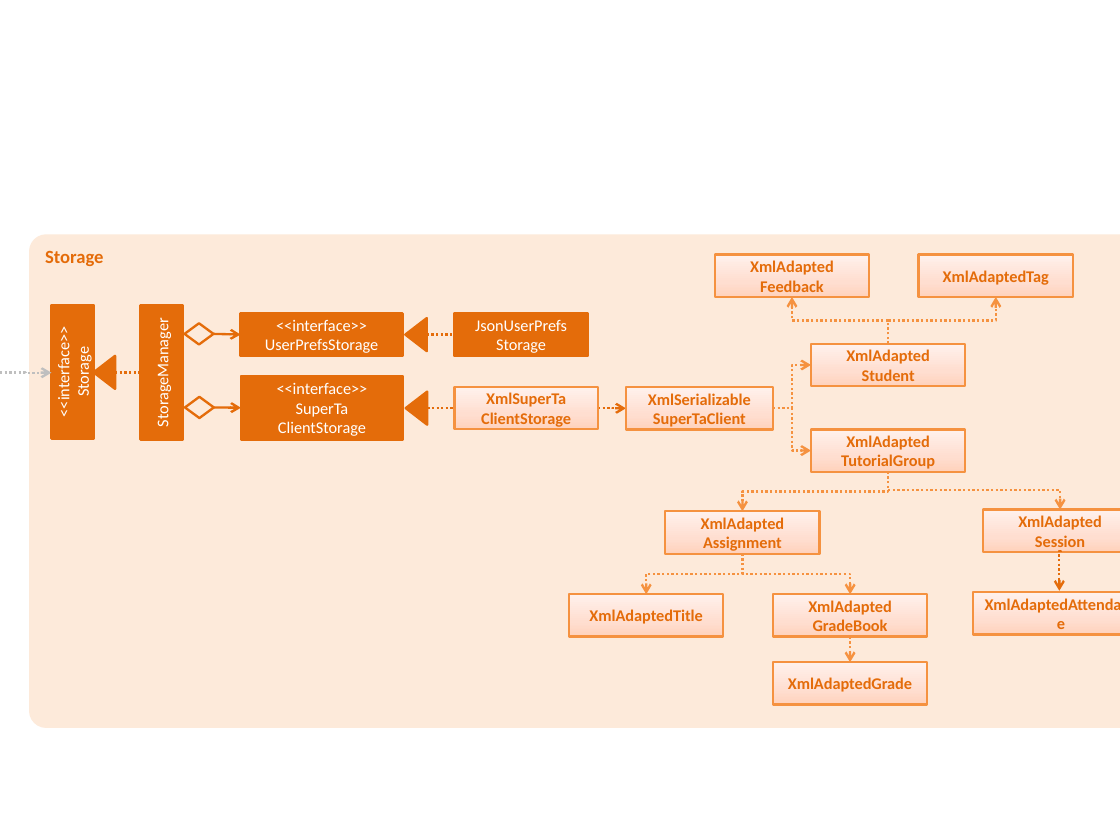
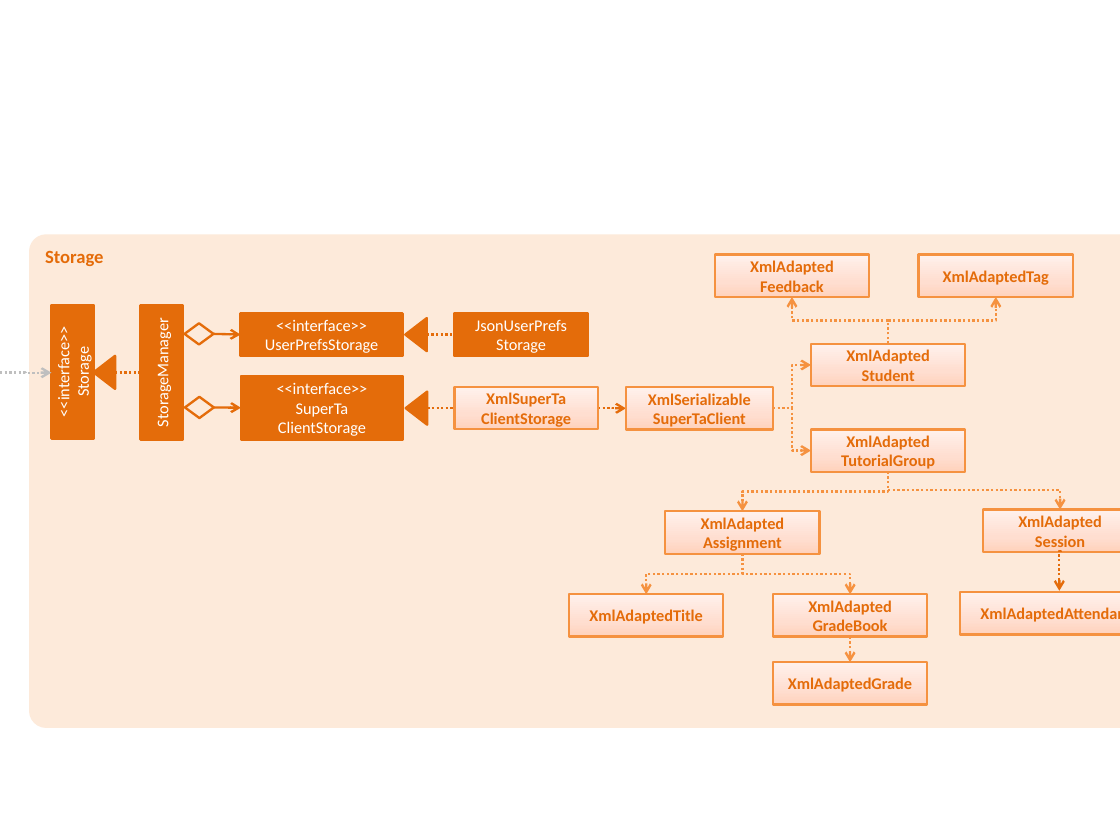
Before and after one commit to triger15/main, a slide deck: slide 1 of docs/diagrams/StorageComponentClassDiagram.pptx. Drawn at 1120x840 pixels with LibreOffice and Linux fonts; fonts in the diff are those of the drawing. Boxes give left, top, right and bottom in pixels: in the first picture for what was removed or moved away, otherwise in the second. Text is boxed around its words. In the diff, an @@ line names an element or a change of style, - is before the commit and + after.

```diff
--- a/docs/diagrams/StorageComponentClassDiagram.pptx
+++ b/docs/diagrams/StorageComponentClassDiagram.pptx
@@ rectangle "XmlAdaptedAttendance": place and size @@
-rectangle "XmlAdaptedAttendance" at (973, 592, 1120, 635)
+rectangle "XmlAdaptedAttendance" at (960, 592, 1120, 635)
```
Also in this commit, not shown: 3 other files.
